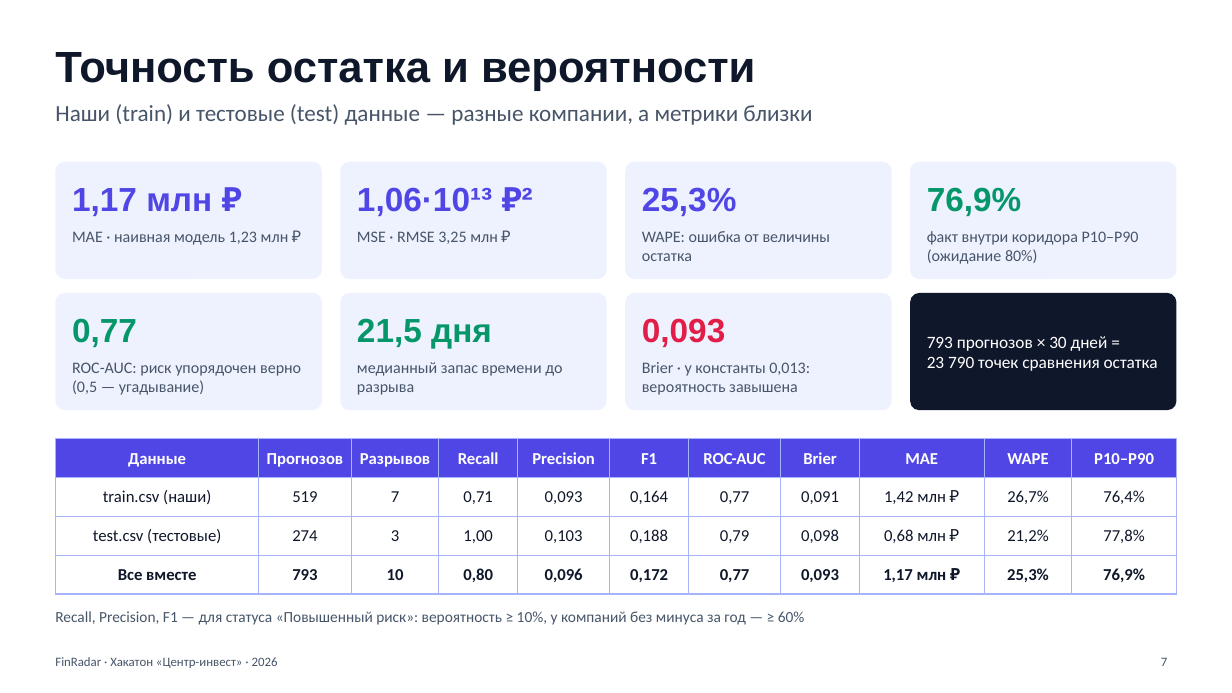
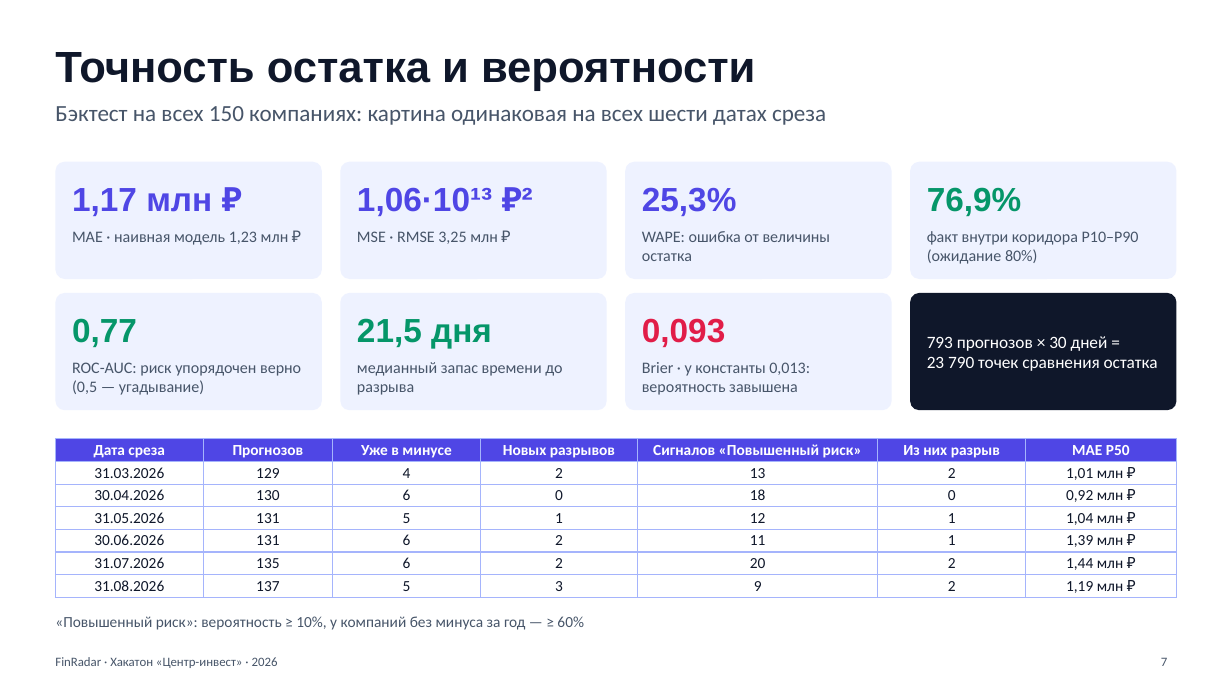
Before and after one commit to egor-lap/finprognoz, a slide deck: slide 7 of presentation/FinRadar.pptx. Drawn at 1232x693 pixels with LibreOffice and Linux fonts; fonts in the diff are those of the drawing. Boxes give left, top, right and bottom in pixels: in the first picture for what was removed or moved away, otherwise in the second. Text is boxed around its words. In the diff, an @@ line names an element or a change of style, - is before the commit and + after.

```diff
--- a/presentation/FinRadar.pptx
+++ b/presentation/FinRadar.pptx
@@ text at box(55, 106, 826, 125): text changed @@
-Наши (train) и тестовые (test) данные — разные компании, а метрики близки
+Бэктест на всех 150 компаниях: картина одинаковая на всех шести датах среза
@@ table at box(55, 439, 1177, 597) @@
-Данные | Прогнозов | Разрывов | Recall | Precision | F1 | ROC-AUC | Brier | MAE | WAPE | P10–P90
-train.csv (наши) | 519 | 7 | 0,71 | 0,093 | 0,164 | 0,77 | 0,091 | 1,42 млн ₽ | 26,7% | 76,4%
-test.csv (тестовые) | 274 | 3 | 1,00 | 0,103 | 0,188 | 0,79 | 0,098 | 0,68 млн ₽ | 21,2% | 77,8%
-Все вместе | 793 | 10 | 0,80 | 0,096 | 0,172 | 0,77 | 0,093 | 1,17 млн ₽ | 25,3% | 76,9%
+Дата среза | Прогнозов | Уже в минусе | Новых разрывов | Сигналов «Повышенный риск» | Из них разрыв | MAE P50
+31.03.2026 | 129 | 4 | 2 | 13 | 2 | 1,01 млн ₽
+30.04.2026 | 130 | 6 | 0 | 18 | 0 | 0,92 млн ₽
+31.05.2026 | 131 | 5 | 1 | 12 | 1 | 1,04 млн ₽
+30.06.2026 | 131 | 6 | 2 | 11 | 1 | 1,39 млн ₽
+31.07.2026 | 135 | 6 | 2 | 20 | 2 | 1,44 млн ₽
+31.08.2026 | 137 | 5 | 3 | 9 | 2 | 1,19 млн ₽
@@ text at box(55, 616, 584, 630): text changed @@
-Recall, Precision, F1 — для статуса «Повышенный риск»: вероятность ≥ 10%, у компаний без минуса за год — ≥ 60%
+«Повышенный риск»: вероятность ≥ 10%, у компаний без минуса за год — ≥ 60%
```
Also in this commit, not shown: 3 other slides changed.
